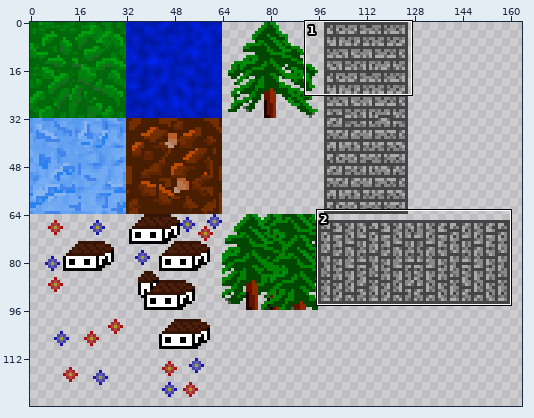
Edited in one commit: sprite sheet (test/res/tileset32.png). Above: a wide view before the commit, with the close-up outlined.
Close-up. Earlier state:
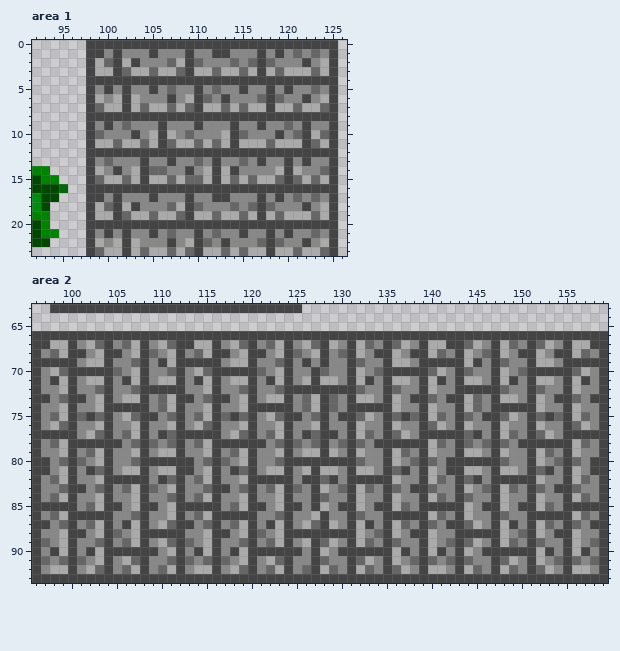
The file is 256x128 pixels. Colours within 5 levels of each other are drawn and written as one. Shown: area 1: x 92..126, y 0..23; area 2: x 96..159, y 63..93. The wide view leaves out empty margins.
The result:
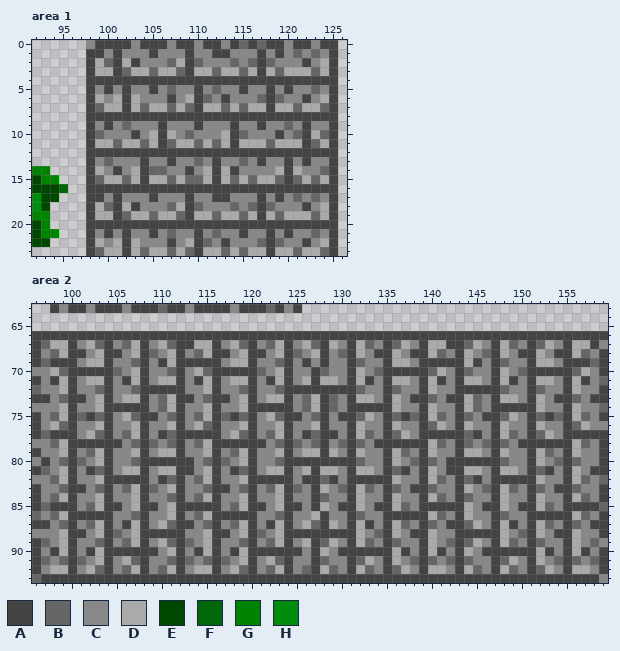
Palette (. is transparent): A #444444  B #666666  C #888888  D #aaaaaa  E #004800  F #00680a  G #008300  H #008c0d
The exact change:
Area 1:
y 0: x 98 A -> C; x 103 A -> C; x 107 A -> C; x 110 A -> C; x 113 A -> C; x 115 A -> B; x 117 A -> B; x 120 A -> C; x 123 A -> C
Area 2:
y 63: x 99 A -> C; x 102 A -> C; x 106 A -> C; x 110 A -> B; x 113 A -> C; x 118 A -> C; x 122 A -> B; x 124 A -> C
y 67: x 97 A -> B; x 159 A -> C
y 69: x 97 A -> B; x 158 A -> B
y 70: x 96 A -> C
y 71: x 159 A -> B
y 72: x 96 A -> B
y 74: x 96 A -> C; x 159 A -> B
y 76: x 159 A -> C
y 77: x 97 A -> B
y 78: x 96 A -> C
y 80: x 96 A -> C; x 158 A -> C
y 81: x 97 A -> B
y 82: x 96 A -> C; x 159 A -> B
y 85: x 97 A -> B; x 159 A -> B
y 86: x 96 A -> B
y 88: x 96 A -> C
y 89: x 159 A -> C
y 93: x 96 A -> B; x 159 A -> C
Pixel boxes of the changes (left, top, right, bottom) in both close-ups:
changed: (86, 40, 140, 49)
changed: (167, 40, 320, 49)
changed: (32, 304, 194, 538)
changed: (230, 304, 293, 313)
changed: (590, 340, 608, 547)
changed: (32, 574, 41, 583)
changed: (599, 574, 608, 583)
